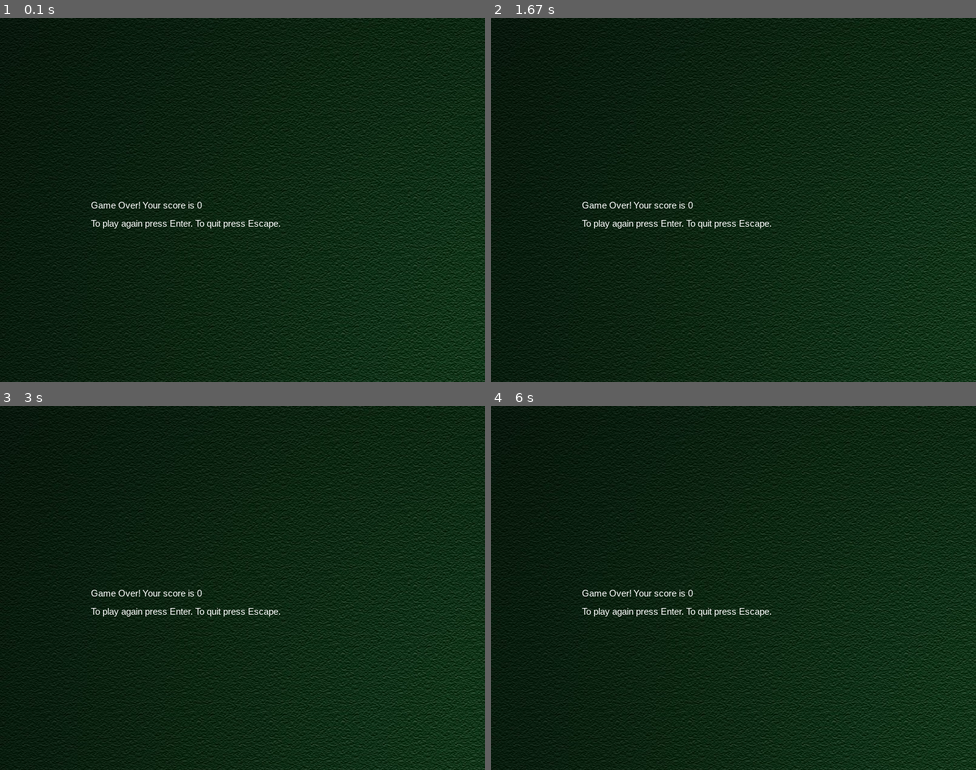
Above: before the commit, frames 1-4 (two rows, left to right).
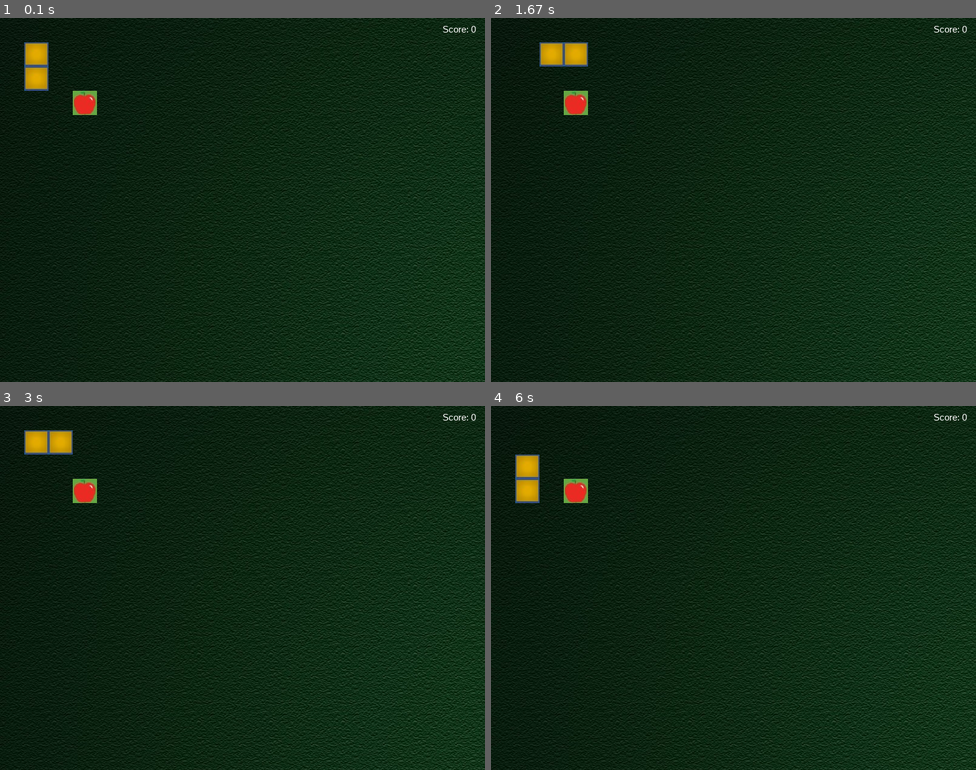
Above: after the commit, the same moments.

Repository: rangga-prangwedana/snake-pygame-fcc
Game: pygame game, started from main.py
The game is run twice, just before and just after one commit, with the same random seed, the same clock (stepped at 60 frames per second) and the same inputs.
Inputs:
- Up to frame 1 (0.1 s): no input
- Up to frame 2 (1.67 s): hold Right 0.33-0.8 s; hold Up 0.83-1.28 s; hold Right from 1.32 s (still down)
- Up to frame 3 (3 s): release Right at 1.97 s; hold Left 2-2.75 s; hold Down from 2.78 s (still down)
- Up to frame 4 (6 s): release Down at 3.6 s; hold Left 3.63-4.48 s; tap Enter at 5.4 s

The runs differ from the first frame. In frame 1, 1.5% of the frame differs, in the area x 5-99%, y 2-58%; in frame 2, 1.5%; in frame 3, 1.5%; in frame 4, 1.5%.

Commit message:
Fix logic error

Diff:
--- a/main.py
+++ b/main.py
@@ -137,7 +137,7 @@
                      raise "Game over"
 
              # Check if snake is colliding with boundaries
-             if self.is_collision(0 <= self.snake.x[0] <= 800 and 0 <= self.snake.y[0] <= 600):
+             if not (0 <= self.snake.x[0] <= 800 and 0 <= self.snake.y[0] <= 600):
                  raise "Crashed the boundaries"
 
 
